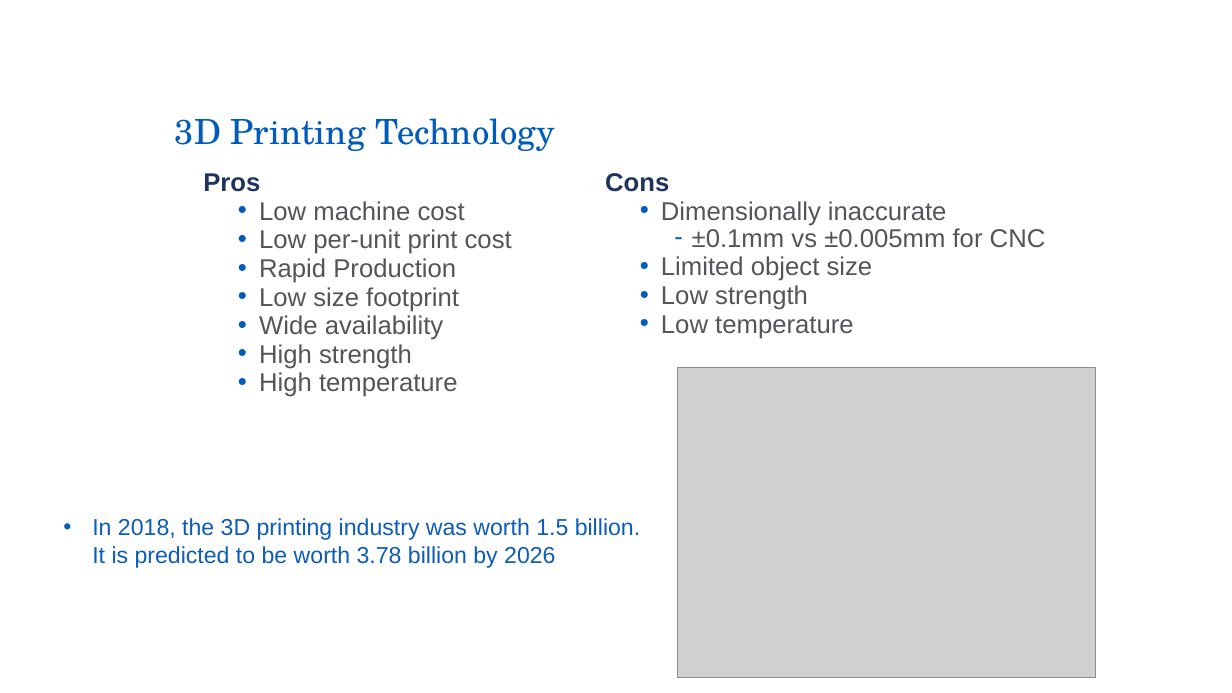
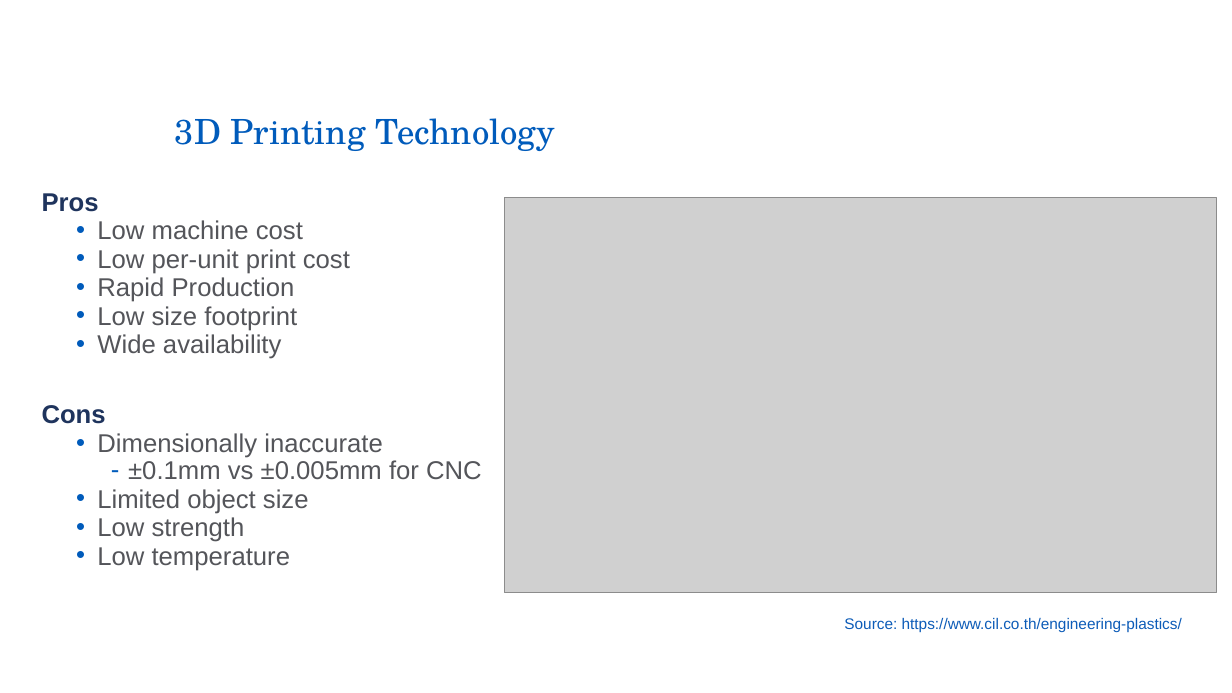
Before and after one commit to jfcbooth/3d_printer, a slide deck: slide 2 of reports/Preliminary Design Presentation.pptx. Drawn at 1232x693 pixels with LibreOffice and Linux fonts; fonts in the diff are those of the drawing; grey boxes stand for pictures; background and template pictures are left out. Boxes give left, top, right and bottom in pixels: in the first picture for what was removed or moved away, otherwise in the second. Text is boxed around its words. In the diff, an @@ line names an element or a change of style, - is before the commit and + after.

Commit message:
finished presentation

```diff
--- a/reports/Preliminary Design Presentation.pptx
+++ b/reports/Preliminary Design Presentation.pptx
@@ text removed at (605,173,1046,339) @@
-Cons
-  • Dimensionally inaccurate
-    – ±0.1mm vs ±0.005mm for CNC
-  • Limited object size
-  • Low strength
-  • Low temperature
@@ text "Pros": place and size @@
-text "Pros" at (203,173,512,397)
+text "Pros" at (42,193,482,571)
@@ picture added at (505,198,1217,593) @@
@@ picture removed at (677,368,1095,678) @@
@@ text at (42,405,482,571): text changed @@
-  • High strength
-  • High temperature
+Cons
+  • Dimensionally inaccurate
+    – ±0.1mm vs ±0.005mm for CNC
+  • Limited object size
+  • Low strength
+  • Low temperature
@@ text removed at (92,518,640,568) @@
-• In 2018, the 3D printing industry was worth 1.5 billion. It is predicted to be worth 3.78 billion by 2026
@@ text added at (844,618,1182,632), 12 pt, text #0D5CB8 @@
+Source: https://www.cil.co.th/engineering-plastics/
```
Also in this commit, not shown: 3 other slides changed, 1 other file.
